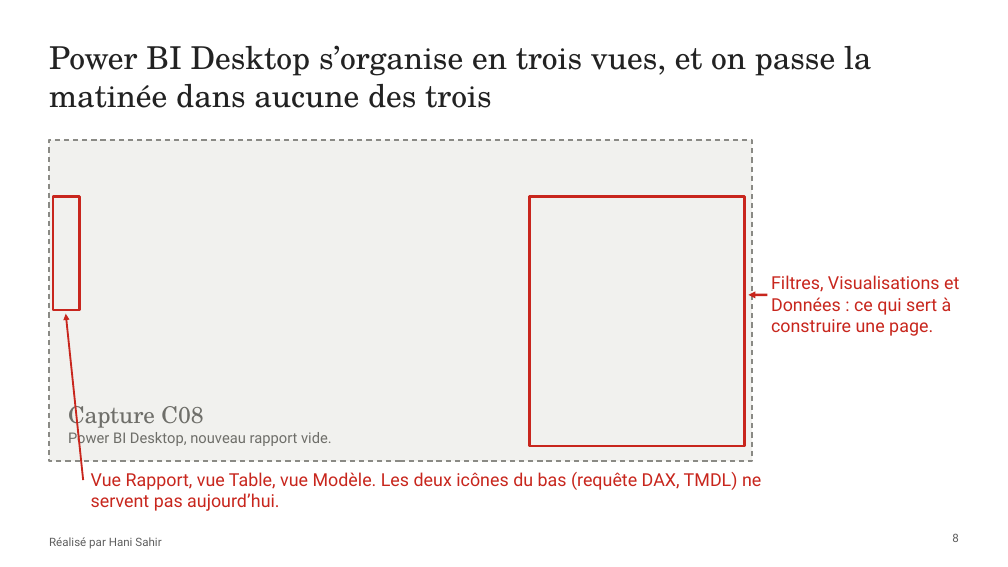
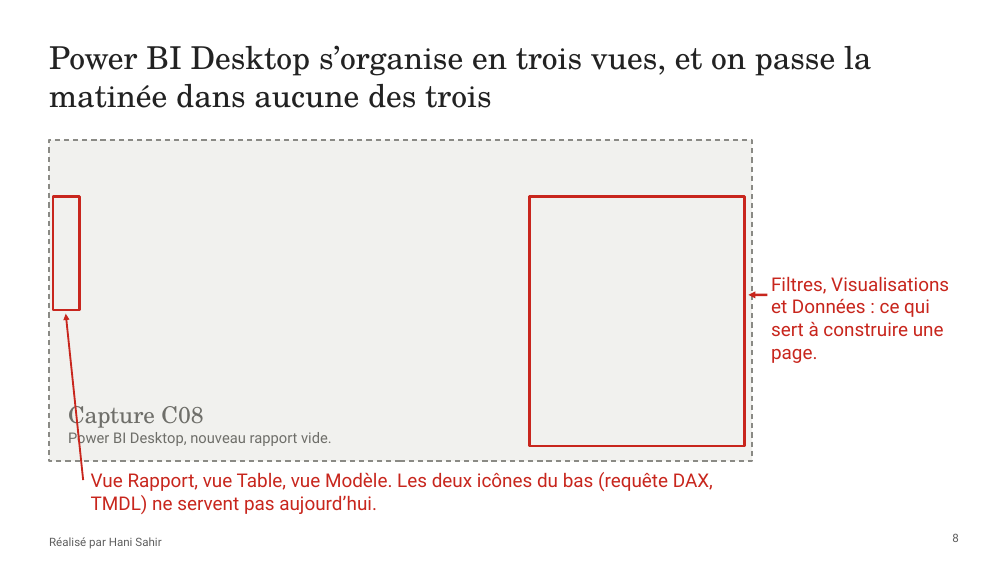
Before and after one commit to Hani2308/Pres_powerbi, a slide deck: slide 8 of formation-powerbi/01_presentation/Initiation_Power_BI.pptx. Drawn at 1008x567 pixels with LibreOffice and Linux fonts; fonts in the diff are those of the drawing. Boxes give left, top, right and bottom in pixels: in the first picture for what was removed or moved away, otherwise in the second. Text is boxed around its words. In the diff, an @@ line names an element or a change of style, - is before the commit and + after.

```diff
--- a/formation-powerbi/01_presentation/Initiation_Power_BI.pptx
+++ b/formation-powerbi/01_presentation/Initiation_Power_BI.pptx
@@ text "Filtres, Visualisations et Données : ..." at (771,277,949,363): size 17 to 18 pt @@
@@ text "Vue Rapport, vue Table, vue ..." at (91,472,713,514): size 17 to 18 pt @@
```
Also in this commit, not shown: 6 other slides changed, 10 other files.
